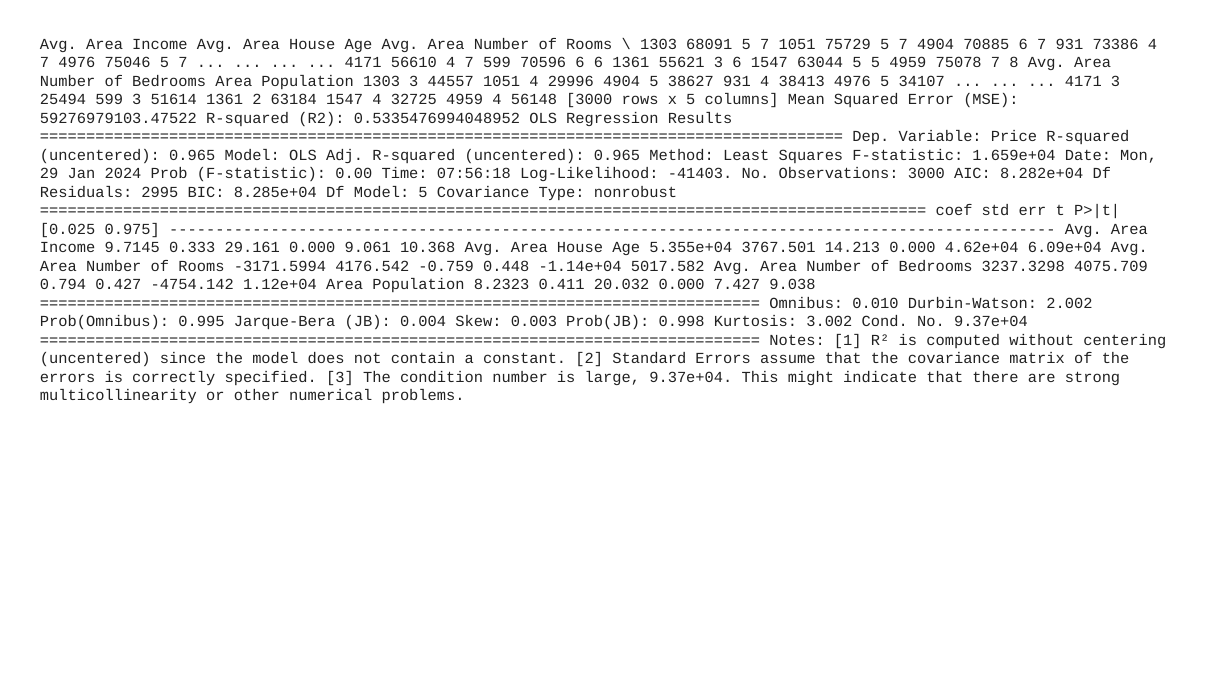
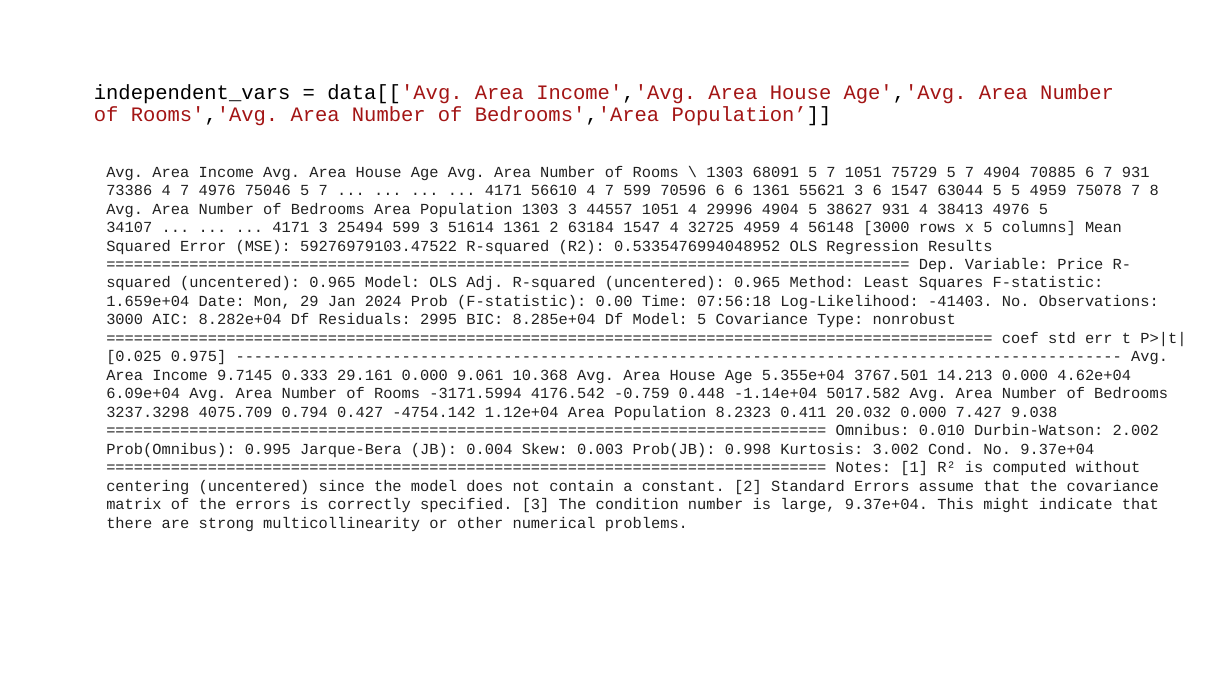
Before and after one commit to shuklagauravjn/agaveSubmission, a slide deck: slide 4 of Report.pptx (slide 6 before the commit). Drawn at 1232x693 pixels with LibreOffice and Linux fonts; fonts in the diff are those of the drawing. Boxes give left, top, right and bottom in pixels: in the first picture for what was removed or moved away, otherwise in the second. Text is boxed around its words. In the diff, an @@ line names an element or a change of style, - is before the commit and + after.

```diff
--- a/Report.pptx
+++ b/Report.pptx
@@ title added at bbox=[94, 84, 1114, 126], 16 pt, text #A31515 @@
+independent_vars = data[['Avg. Area Income','Avg. Area House Age','Avg. Area Number of Rooms','Avg. Area Number of Bedrooms','Area Population’]]
@@ text "Avg. Area Income Avg. Area ..." rewrapped from bbox=[40, 38, 1166, 404] to bbox=[106, 166, 1186, 531] @@
```
Also in this commit, not shown: 3 other slides changed, 4 slides added, 2 slides removed.
